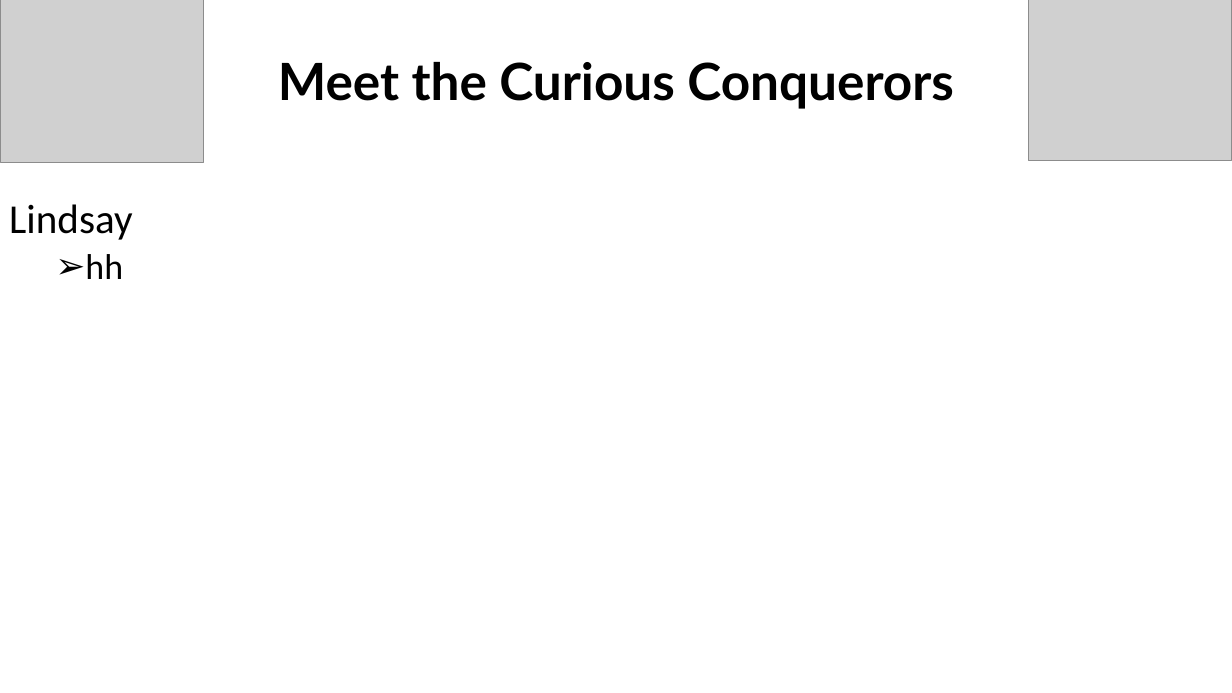
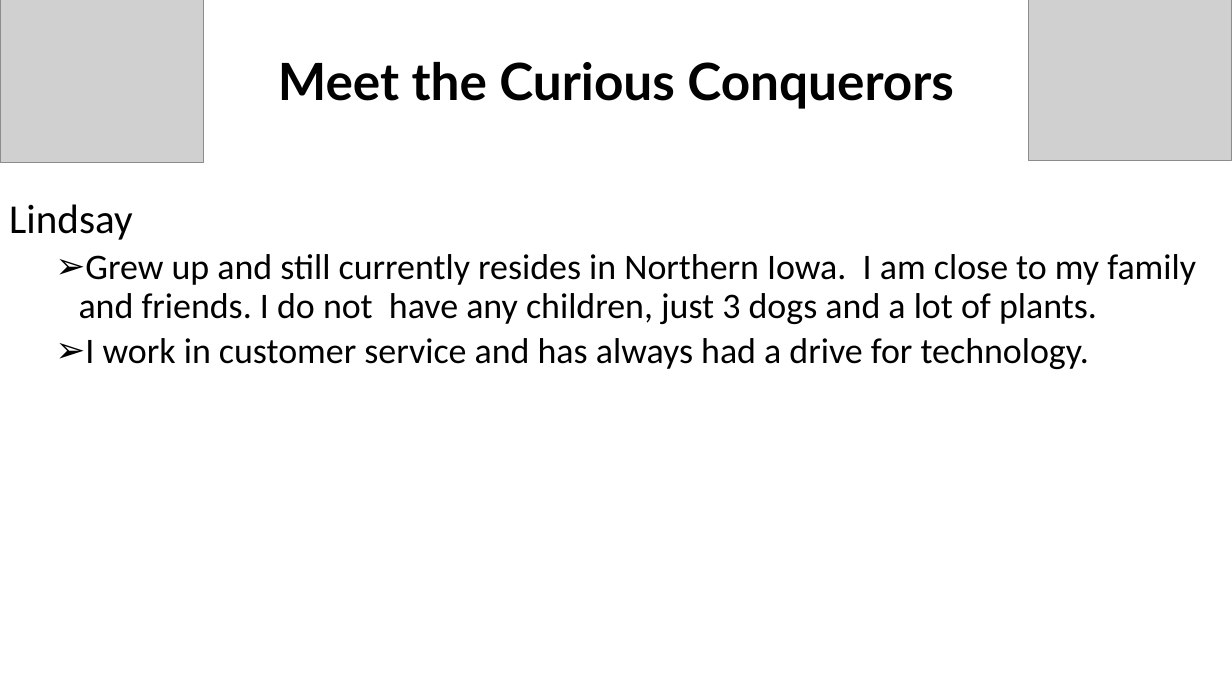
Before and after one commit to Mt122606/Curous-Conquers-, a slide deck: slide 3 of CuriousConquersProject/ProjectPowerpoint.pptx. Drawn at 1232x693 pixels with LibreOffice and Linux fonts; fonts in the diff are those of the drawing; grey boxes stand for pictures. Boxes give left, top, right and bottom in pixels: in the first picture for what was removed or moved away, otherwise in the second. Text is boxed around its words. In the diff, an @@ line names an element or a change of style, - is before the commit and + after.

```diff
--- a/CuriousConquersProject/ProjectPowerpoint.pptx
+++ b/CuriousConquersProject/ProjectPowerpoint.pptx
@@ text at (x1=79, y1=254, x2=1196, y2=369): text changed @@
-  ➢ hh
+  ➢ Grew up and still currently resides in Northern Iowa. I am close to my family and friends. I do not have any children, just 3 dogs and a lot of plants.
+  ➢ I work in customer service and has always had a drive for technology.
```
